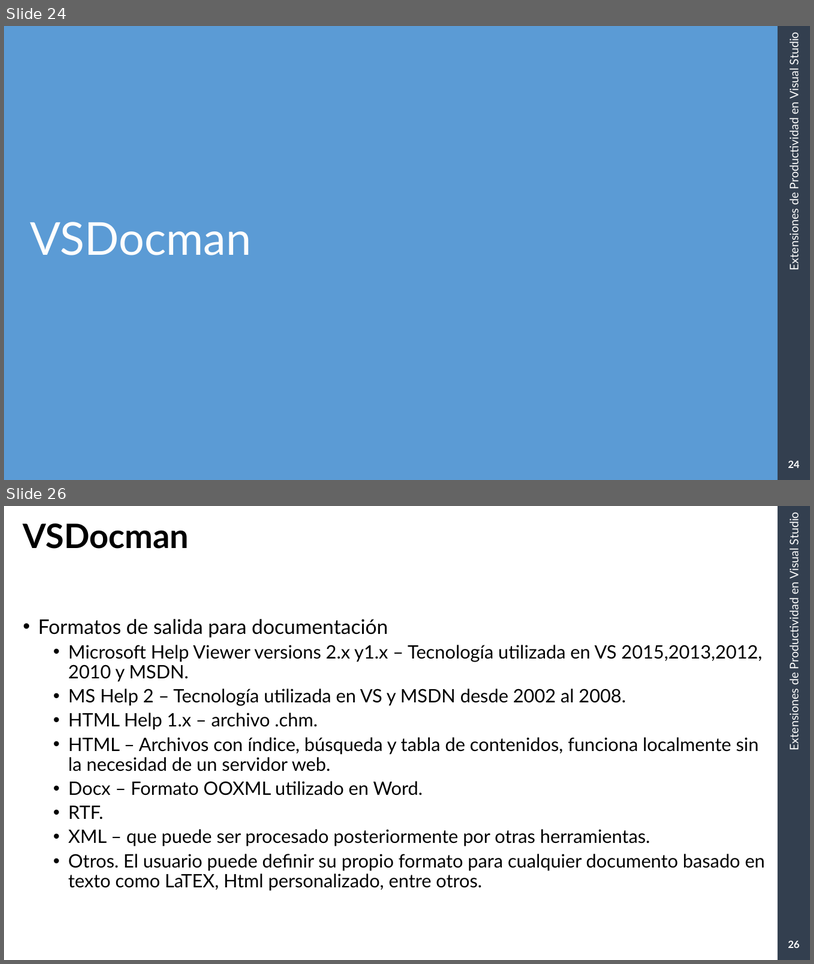
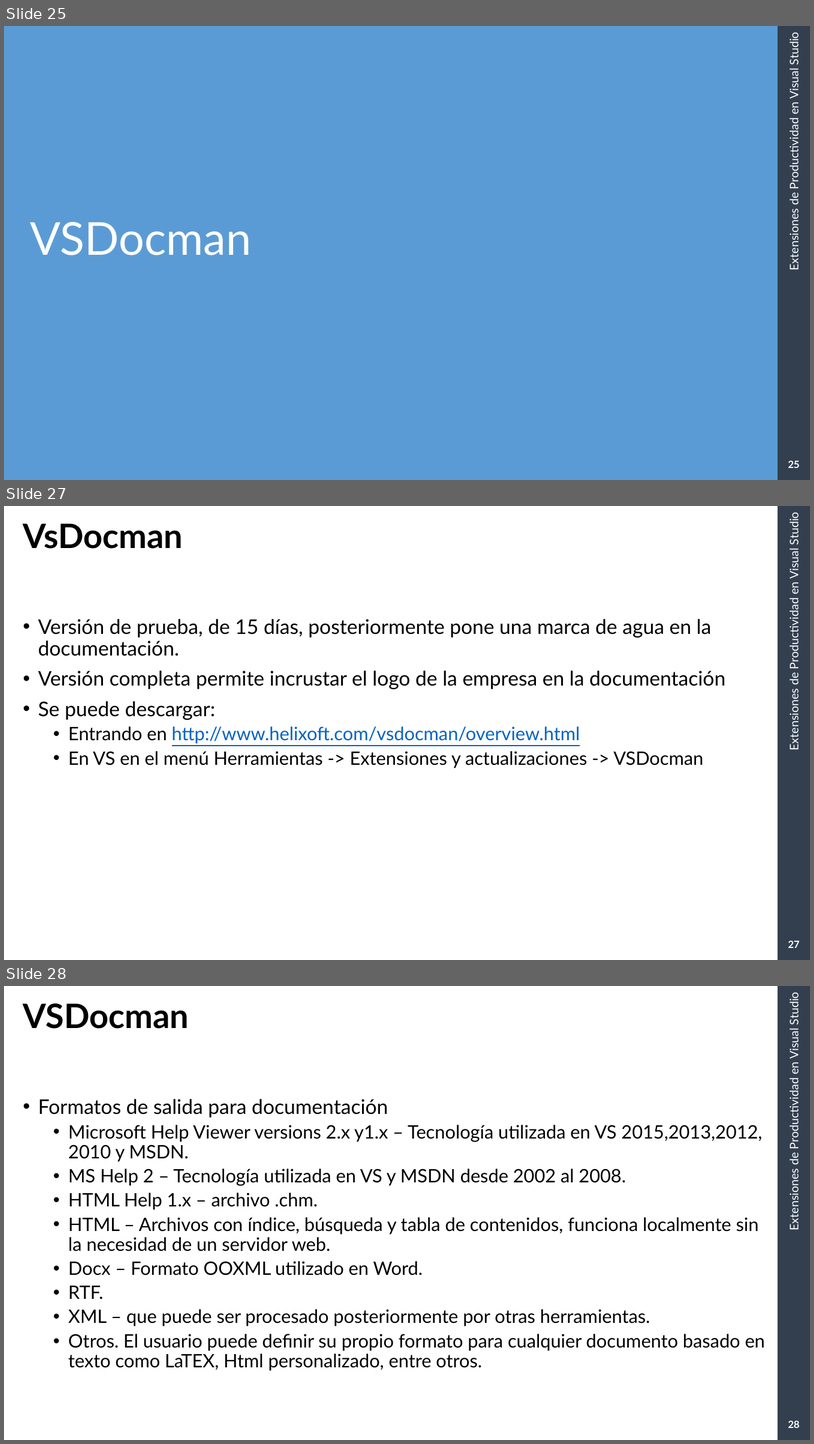
Before and after one commit to RGDotnet/Capacitacion, a slide deck: CapacitacionArmagedon/Diapositivas/Extensiones de productividad en visual studio.pptx. Shown one above the other, each under a label of ours: slides 24 and 26 before the commit, slides 25, 27 and 28 after it; the slides between them are not shown. The pictures are 814x964 and 814x1444 pixels, drawn with LibreOffice and Linux fonts; fonts in the diff are those of the drawing; background and template pictures are left out. Boxes give left, top, right and bottom in pixels: in the first picture for what was removed or moved away, otherwise in the second. Text is boxed around its words. In the diff, an @@ line names an element or a change of style, - is before the commit and + after.

```diff
--- a/CapacitacionArmagedon/Diapositivas/Extensiones de productividad en visual studio.pptx
+++ b/CapacitacionArmagedon/Diapositivas/Extensiones de productividad en visual studio.pptx
@@ slide 27 added at box(4, 506, 810, 960), background #FFFFFF; not listed: 2 template elements that a slide beside it also shows @@
@@ title added at box(23, 523, 183, 549), 40 pt, text #000000, bold @@
+VsDocman
@@ text added at box(38, 619, 726, 768), 24 pt, text #000000 @@
+• Versión de prueba, de 15 días, posteriormente pone una marca de agua en la documentación.
+• Versión completa permite incrustar el logo de la empresa en la documentación
+• Se puede descargar:
+  • Entrando en http://www.helixoft.com/vsdocman/overview.html
+  • En VS en el menú Herramientas -> Extensiones y actualizaciones -> VSDocman
@@ page number added at box(788, 940, 800, 948), 12 pt, text #FFFFFF, bold @@
+27
@@ what was slide 24 is now slide 25 @@
@@ page number at box(788, 460, 800, 468): text changed @@
-24
+25
@@ what was slide 26 is now slide 28 @@
@@ page number at box(788, 1420, 800, 1428): text changed @@
-26
+28
```
Also in this commit, not shown: 7 slides changed, 1 other slide added, 3 slides removed.
